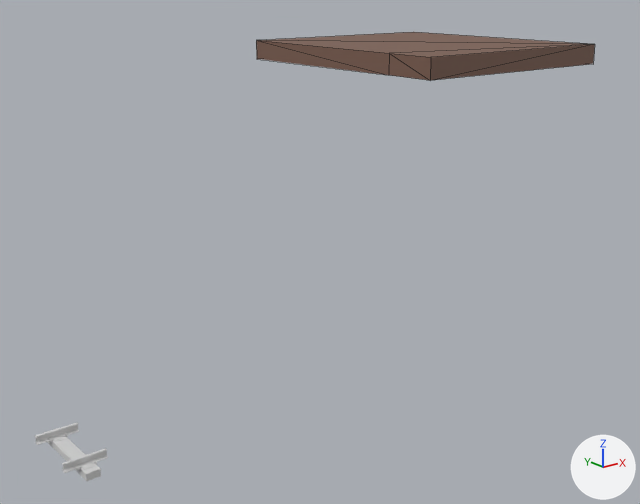
Two versions of the OBJ model src/main/resources/assets/immersiverailroading/models/block/track_1m.obj, one commit apart.
Rendered twice from a 50 mm camera at (-6.2, -16.3, 10.3) aimed at (11.9, 6.3, 1.3). The axes (+X, +Y, +Z) are drawn at lower right. The lights are the same throughout. Mesh edges are drawn as thin lines on the coarser meshes. Where no turn or scale is listed for an object, it has been applied to the vertices.

Objects in the first picture: 'RAIL_BASE.001_ID33', 'RAIL_BASE_Cube.002'.
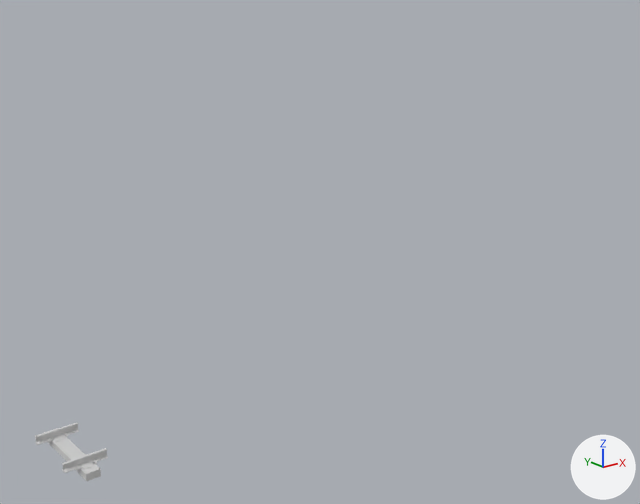
Scene script edits in JSON lines:
```json
{"op": "remove", "block": "ob_rail_base_001_id33", "code": ["ob_rail_base_001_id33 = bpy.data.objects.new('RAIL_BASE.001_ID33', me_rail_base_001_id33)", "ob_rail_base_001_id33.location = (0.0, 0.0, 0.0)"]}
```

What differs and where, as boxes (x1, y1, x2, y2) in the pictures (640 x 504 px):
```json
{"object": "RAIL_BASE.001_ID33", "change": "deleted", "before": [256, 32, 595, 80], "on screen": "brown"}
```
